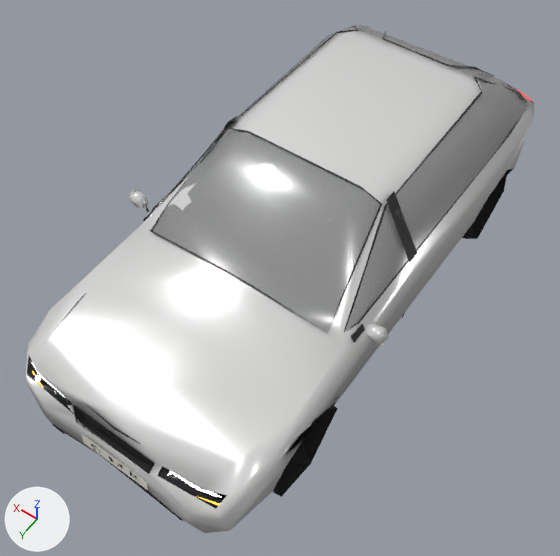
Renders of the glTF model assets/vehicles/civ_compact_lod1.glb from each side of a commit.
Both versions are drawn from a 50 mm lens placed at (-1.95, 3.11, 4.78), pointed at (0.0, 0.39, 0.5). The lights are fixed; the arrows at lower left show +X, +Y and +Z. The picture after the commit comes second. Vertices at exactly the same position are counted once.

Objects in the first picture: 'civ_compact.001'.
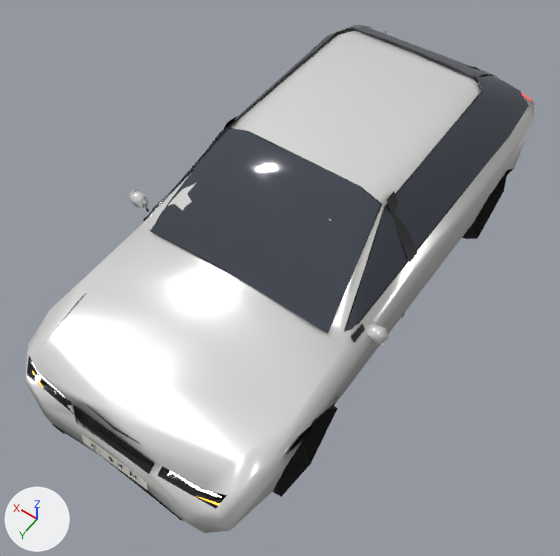
The change, as a list of edits to the scene's bpy script:
```text
Add mat_glass:
    mat_glass = principled_material('glass')
    mat_glass.base_color = (0.05, 0.06, 0.08)  # greyish blue #3f4550
    mat_glass.roughness = 0.08
Change me_civ_compact_001:
    where me_civ_compact_001.from_pydata(...)  # 975 vertices, 1080 faces; spans x -1.0..1.0, y -1.95..2.1, z -0.06..1.46
    used by ob_civ_compact_001; location = (0.0, 0.0, 0.0)
    me_civ_compact_001 part 1: all 73 faces that had it switch from mat_glass_clear (dark grey #454b50) to mat_glass (greyish blue #3f4550)
```

What differs and where, as boxes [x1, y1, x2, y2] in the pictures (560 x 556 px):
part 1 of me_civ_compact_001, recoloured: [151, 25, 529, 334] in both
